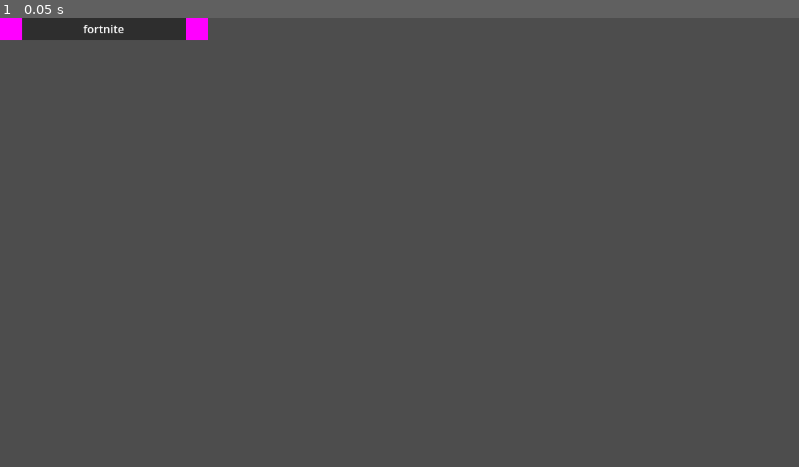
Above: before the commit, frame 1.
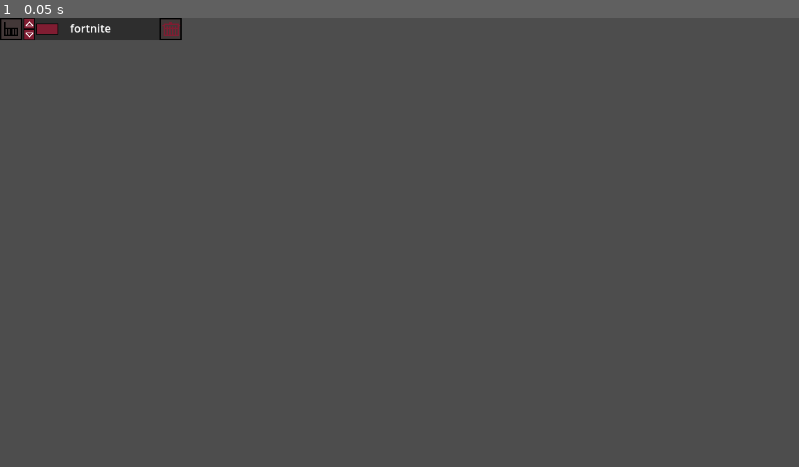
Above: after the commit, the same moment.

Repository: Bonono63/Grand-Strategy-Prototype-II
Game: Godot game, scene res://UI/Construction/queued_building.tscn
Same seed, same stepped clock (60 frames per second), same inputs: the game is played once before the commit and once after it. This scene is started directly instead of the project's main scene.
Inputs:
- Up to frame 1 (0.05 s): no input

The runs differ from the first frame. In frame 1, 0.6% of the frame differs, in the area x 0-27%, y 0-5%.

Commit message:
fortnite

Diff:
--- /dev/null
+++ b/UI/Building Queue.gd
@@ -0,0 +1,19 @@
+extends Control
+
+#func _ready():
+#	Map.countries[Player.country_id].connect("building_queue_changed", Callable(self, "on_building_queue_changed"))
+#	pass
+#
+#func on_building_queue_changed():
+#	print("building queue changed")
+#
+#	var index = 0
+#	while (index < Map.countries[Player.country_id].building_queue.size()):
+#		var _building = Map.countries[Player.country_id].building_queue[index]._building
+#		var item = preload("res://UI/Construction/queued_building.tscn").instantiate()
+#
+#		item.init(_building, index)
+#		item.position = Vector2(0,32*get_child_count())
+#		add_child(item)
+#
+#		index +=1
--- a/UI/Construction/queued_building.gd
+++ b/UI/Construction/queued_building.gd
@@ -1,4 +1,21 @@
-extends PanelContainer
+extends Control
 
-func init(_building : String):
+var index : int
+var progress_percentage : int
+var progress_texture : ImageTexture
+
+func init(_building : String, _index : int, progress : int):
+	index = _index
 	$building_name.text = _building
+
+	progress_percentage = progress / Map.building_types[_building].production_cost
+
+	var image_portion = progress_percentage / 30
+	progress_texture = ImageTexture.create_from_image(Image.load_from_file(str("res://UI/Button Resources/progress_bar_",str(image_portion))))
+
+func _ready():
+	$remove.connect("button_down", Callable(self, "on_remove"))
+
+func on_remove():
+	Map.countries[Player.country_id].building_queue.remove_at(index)
+	queue_free()
--- a/UI/Construction/queued_building.tscn
+++ b/UI/Construction/queued_building.tscn
@@ -1,43 +1,96 @@
-[gd_scene load_steps=6 format=3 uid="uid://dwcg4l811gayo"]
+[gd_scene load_steps=14 format=3 uid="uid://dwcg4l811gayo"]
 
 [ext_resource type="Script" path="res://UI/Construction/queued_building.gd" id="1_1hduw"]
+[ext_resource type="Texture2D" uid="uid://devc7w2h45jn3" path="res://UI/Button Resources/delete_button.png" id="2_36y2k"]
+[ext_resource type="Texture2D" uid="uid://chxhcakkj0hyj" path="res://UI/Button Resources/building_button.png" id="2_mltcc"]
+[ext_resource type="Texture2D" uid="uid://ckdu1qylmbdu4" path="res://UI/Button Resources/delete_button_highlighted.png" id="3_pmro3"]
+[ext_resource type="Texture2D" uid="uid://bv8uwiicjakof" path="res://UI/Button Resources/up_arrow.png" id="5_nnfc5"]
+[ext_resource type="Texture2D" uid="uid://bgf5805jdp4qh" path="res://UI/Button Resources/up_arrow_pressed.png" id="6_mpsxu"]
+[ext_resource type="Texture2D" uid="uid://c6clkxrrbu3d7" path="res://UI/Button Resources/up_arrow_highlighted.png" id="7_qeuhb"]
+[ext_resource type="Texture2D" uid="uid://cvgbtowek4535" path="res://UI/Button Resources/up_arrow_disabled.png" id="8_pnxhx"]
+[ext_resource type="Texture2D" uid="uid://c2g7mlrcj6lbb" path="res://UI/Button Resources/down_arrow.png" id="9_7hyaq"]
+[ext_resource type="Texture2D" uid="uid://b405ahquiabsr" path="res://UI/Button Resources/down_arrow_pressed.png" id="10_5tipm"]
+[ext_resource type="Texture2D" uid="uid://ckhybdifovlnc" path="res://UI/Button Resources/down_arrow_highlighted.png" id="11_gtyhv"]
+[ext_resource type="Texture2D" uid="uid://bvluprwtgrqca" path="res://UI/Button Resources/down_arrow_disabled.png" id="12_m02mt"]
+[ext_resource type="Texture2D" uid="uid://ijaeuqtm2l0v" path="res://UI/Button Resources/progress_bar_0.png" id="13_yqg81"]
 
-[sub_resource type="PlaceholderTexture2D" id="PlaceholderTexture2D_r0brv"]
-size = Vector2(32, 32)
+[node name="Control" type="Control"]
+layout_mode = 3
+anchors_preset = 0
+offset_right = 261.504
+offset_bottom = 31.752
+script = ExtResource("1_1hduw")
 
-[sub_resource type="PlaceholderTexture2D" id="PlaceholderTexture2D_382lb"]
-size = Vector2(32, 32)
-
-[sub_resource type="PlaceholderTexture2D" id="PlaceholderTexture2D_h8ckn"]
-size = Vector2(32, 32)
-
-[sub_resource type="RectangleShape2D" id="RectangleShape2D_6lkq4"]
-size = Vector2(300, 32)
-
-[node name="queued_building" type="PanelContainer"]
-offset_right = 300.0
+[node name="Panel" type="Panel" parent="."]
+layout_mode = 0
+offset_right = 262.0
 offset_bottom = 32.0
-script = ExtResource("1_1hduw")
 
 [node name="building_name" type="Label" parent="."]
 layout_mode = 2
+offset_left = 101.0
+offset_top = 3.0
+offset_right = 160.0
+offset_bottom = 29.0
+grow_horizontal = 2
+grow_vertical = 2
 size_flags_horizontal = 4
+mouse_filter = 1
 text = "fortnite"
 
 [node name="remove" type="TextureButton" parent="."]
 layout_mode = 2
+offset_left = 230.0
+offset_right = 262.0
+offset_bottom = 32.0
 size_flags_horizontal = 8
-texture_normal = SubResource("PlaceholderTexture2D_r0brv")
-texture_pressed = SubResource("PlaceholderTexture2D_382lb")
+size_flags_vertical = 8
+focus_mode = 0
+texture_normal = ExtResource("2_36y2k")
+texture_pressed = ExtResource("3_pmro3")
 
 [node name="building_image" type="TextureRect" parent="."]
 layout_mode = 2
+offset_right = 32.0
+offset_bottom = 32.0
 size_flags_horizontal = 0
 size_flags_vertical = 0
-texture = SubResource("PlaceholderTexture2D_h8ckn")
+texture = ExtResource("2_mltcc")
 
-[node name="Area2D" type="Area2D" parent="."]
+[node name="Up" type="TextureButton" parent="."]
+layout_mode = 2
+offset_left = 34.0
+offset_right = 50.0
+offset_bottom = 16.0
+focus_mode = 0
+texture_normal = ExtResource("5_nnfc5")
+texture_pressed = ExtResource("6_mpsxu")
+texture_hover = ExtResource("7_qeuhb")
+texture_disabled = ExtResource("8_pnxhx")
 
-[node name="CollisionShape2D" type="CollisionShape2D" parent="Area2D"]
-position = Vector2(150, 16)
-shape = SubResource("RectangleShape2D_6lkq4")
+[node name="Down" type="TextureButton" parent="."]
+layout_mode = 2
+offset_left = 34.0
+offset_top = 16.0
+offset_right = 50.0
+offset_bottom = 32.0
+focus_mode = 0
+texture_normal = ExtResource("9_7hyaq")
+texture_pressed = ExtResource("10_5tipm")
+texture_hover = ExtResource("11_gtyhv")
+texture_disabled = ExtResource("12_m02mt")
+
+[node name="progress" type="TextureRect" parent="."]
+layout_mode = 1
+anchors_preset = 8
+anchor_left = 0.5
+anchor_top = 0.5
+anchor_right = 0.5
+anchor_bottom = 0.5
+offset_left = -78.752
+offset_top = -7.876
+offset_right = -46.752
+offset_bottom = 8.124
+grow_horizontal = 2
+grow_vertical = 2
+texture = ExtResource("13_yqg81")
--- a/UI/MISC/starting_city_prompt.gd
+++ b/UI/MISC/starting_city_prompt.gd
@@ -39,6 +39,7 @@
 		Queue.add_command(Queue.types.set_territory, {"x":selected_tile.x, "y":selected_tile.y+1, "controller_id":Player.country_id})
 		Queue.add_command(Queue.types.set_territory, {"x":selected_tile.x-1, "y":selected_tile.y-1, "controller_id":Player.country_id})
 		Queue.add_command(Queue.types.set_territory, {"x":selected_tile.x, "y":selected_tile.y-1, "controller_id":Player.country_id})
-	Queue.add_command(Queue.types.set_building, { "x" : selected_tile.x, "y" : selected_tile.y, "building_type" : "city_center", "values": {"pop":{Map.countries[Player.country_id].native_pop:3}}})
+	Queue.add_command(Queue.types.set_building, { "x" : selected_tile.x, "y" : selected_tile.y, "building_type" : "city_center"})
+	Queue.add_command(Queue.types.set_population, { "x" : selected_tile.x, "y" : selected_tile.y, "population_name" : "native", "quantity" : 3})
 	get_parent().get_parent().emit_signal("setup_finished")
 	self.queue_free()
--- a/UI/country_hud.gd
+++ b/UI/country_hud.gd
@@ -3,7 +3,7 @@
 signal building_selected
 
 @onready var building_list = $TabContainer/Construction/Building_selection
-@onready var building_queue = $TabContainer/Construction/ScrollContainer/Building_Queue
+@onready var building_queue = $"TabContainer/Construction/Building Queue"
 
 func add_building_to_construction_tab(_building : String):
 	var building_button = preload("res://UI/Construction/building_selection_button.tscn").instantiate()
@@ -27,12 +27,17 @@
 	for child in building_queue.get_children():
 		child.queue_free()
 
-	for _building in Map.countries[Player.country_id].building_queue:
+	var index = 0
+	var offset = 0
+	while (index < Map.countries[Player.country_id].building_queue.size()):
+		var _building = Map.countries[Player.country_id].building_queue[index]
 		var item = preload("res://UI/Construction/queued_building.tscn").instantiate()
-		item.init(_building._building)
+
+		item.init(_building._building, index, )
+		item.position = Vector2(0,(32*index)+(offset*index))
 		building_queue.add_child(item)
 
-		print("fortnite")
+		index+=1
 
 func on_tabs_toggled():
 	if $TabContainer.visible:
--- a/UI/country_hud.tscn
+++ b/UI/country_hud.tscn
@@ -1,7 +1,7 @@
 [gd_scene load_steps=4 format=3 uid="uid://bfcuvgcw6lh3u"]
 
 [ext_resource type="Script" path="res://UI/country_hud.gd" id="1_3ml0l"]
-[ext_resource type="Script" path="res://UI/Queue Container.gd" id="2_f8y0b"]
+[ext_resource type="Script" path="res://UI/Building Queue.gd" id="2_bsdxh"]
 
 [sub_resource type="PlaceholderTexture2D" id="PlaceholderTexture2D_b8twl"]
 size = Vector2(32, 32)
@@ -37,17 +37,14 @@
 rotation = 1.5708
 columns = 3
 
-[node name="ScrollContainer" type="ScrollContainer" parent="TabContainer/Construction"]
-layout_mode = 0
+[node name="Building Queue" type="Control" parent="TabContainer/Construction"]
+anchors_preset = 0
 offset_left = 785.0
 offset_top = 16.0
 offset_right = 1047.0
 offset_bottom = 783.0
 rotation = 1.5708
-
-[node name="Queue Container" type="Container" parent="TabContainer/Construction/ScrollContainer"]
-layout_mode = 2
-script = ExtResource("2_f8y0b")
+script = ExtResource("2_bsdxh")
 
 [node name="Culture" type="Panel" parent="TabContainer"]
 visible = false
--- a/World/Map.gd
+++ b/World/Map.gd
@@ -45,13 +45,13 @@
 	else:
 		printerr("terrain arguments where out of range")
 
-func set_building(x : int, y : int, building_type : String, values : Dictionary):
+func set_building(x : int, y : int, building_type : String):
 	if x <= size.x && y <= size.y && building_types.has(building_type):
 		tile_map[x][y].building_type = building_type
 		var pos = (y+(x*Map.size.x))
 		buildings[str(pos)] = building_types[building_type]
-		if !values.is_empty():
-			buildings[str(pos)].values = values
+		#if !values.is_empty():
+		#	buildings[str(pos)].values = values
 		emit_signal("building_map_change", Vector2i(x,y))
 	else:
 		printerr("building arguments where out of range")
@@ -60,6 +60,13 @@
 func set_territory(x : int, y : int, country_value : String):
 	if x <= size.x && y <= size.y:
 		tile_map[x][y].controller = country_value
+		emit_signal("territory_map_change", Vector2i(x,y))
+	else:
+		printerr("territory arguments where out of range")
+
+func set_population(x : int, y : int, population_name : String, quantity : int):
+	if x <= size.x && y <= size.y:
+		tile_map[x][y].population[population_name] = quantity
 		emit_signal("territory_map_change", Vector2i(x,y))
 	else:
 		printerr("territory arguments where out of range")
--- a/World/Queue.gd
+++ b/World/Queue.gd
@@ -4,7 +4,7 @@
 
 var commands : Array
 
-enum types { create_country, create_culture, sync_country_data, set_territory, set_building, set_terrain, division_movement }
+enum types { create_country, create_culture, sync_country_data, set_territory, set_building, set_terrain, set_population, division_movement }
 
 func _process(_delta):
 	for c in commands:
@@ -15,11 +15,13 @@
 			types.create_culture:
 				Map.create_culture(c.arguments["gender_ratio"], c.arguments["life_span"], c.arguments["display_name"])
 			types.set_building:
-				Map.set_building(c.arguments["x"], c.arguments["y"], c.arguments["building_type"], c.arguments["values"])
+				Map.set_building(c.arguments["x"], c.arguments["y"], c.arguments["building_type"])
 			types.set_territory:
 				Map.set_territory(c.arguments["x"], c.arguments["y"], c.arguments["controller_id"])
 			types.set_terrain:
 				Map.set_terrain(c.arguments["x"], c.arguments["y"], c.arguments["terrain_type"])
+			types.set_population:
+				Map.set_population(c.arguments["x"], c.arguments["y"], c.arguments["population_name"], c.arguments["quantity"])
 		commands.erase(c)
 
 func add_command(type : int, arguments : Dictionary):
--- a/World/World.gd
+++ b/World/World.gd
@@ -572,25 +572,28 @@
 	var x = _position.x
 	var y = _position.y
 
+	var _tile = Map.tile_map[x][y]
+
 	inspector.show()
 
 	coords.text = str("Coordinates: ", x, ", ", y)
 
 	var controller : String
 
-	if Map.tile_map[x][y].controller != "":
-		controller = Map.tile_map[x][y].controller
+	if _tile.controller != "":
+		controller = _tile.controller
 	else:
 		controller = "None"
 
 	var building_details = ""
 
-	if !Map.tile_map[x][y].building_type.is_empty():
+	if !_tile.building_type.is_empty():
 		building_details = str("\nBuilding Details: ", Map.buildings[str(y+(x*Map.size.x))].values)
 
-	info.text = str("Terrain: ", Map.tile_map[x][y].terrain_type,
-	"\nBuilding: ", Map.tile_map[x][y].building_type,
+	info.text = str("Terrain: ", _tile.terrain_type,
+	"\nBuilding: ", _tile.building_type,
 	building_details,
+	"\npopulation: ", _tile.population,
 	"\nController: ", controller)
 
 func pick_starting_city_prompt():
--- a/World/map_resources/building/city_center.json
+++ b/World/map_resources/building/city_center.json
@@ -1,5 +1,5 @@
 {
 	"production_cost": 15,
-	"values": {"pop":{},"food":10},
+	"values": {"food":10},
 	"model": "city_center.obj",
 }
--- a/World/map_resources/building/urban_center.json
+++ b/World/map_resources/building/urban_center.json
@@ -1,5 +1,5 @@
 {
 	"production_cost": 10,
-	"values": {"pop":3},
+	"values": {},
 	"model": "urban_center.obj",
 }
--- a/World/tile.gd
+++ b/World/tile.gd
@@ -7,3 +7,4 @@
 var wall_level : int
 var controller : String
 var resource_type : String
+var population : Dictionary
Binary file added: UI/Button Resources/building_button.png
Not shown, added: UI/Button Resources/building_button.png.import
Binary file added: UI/Button Resources/building_button_highlighted.png
Not shown, added: UI/Button Resources/building_button_highlighted.png.import
Binary file added: UI/Button Resources/delete_button.png
Not shown, added: UI/Button Resources/delete_button.png.import
Binary file added: UI/Button Resources/delete_button_highlighted.png
Not shown, added: UI/Button Resources/delete_button_highlighted.png.import
Binary file added: UI/Button Resources/down_arrow.png
Not shown, added: UI/Button Resources/down_arrow.png.import
Binary file added: UI/Button Resources/down_arrow_disabled.png
Not shown, added: UI/Button Resources/down_arrow_disabled.png.import
(and 74 more such lines)
